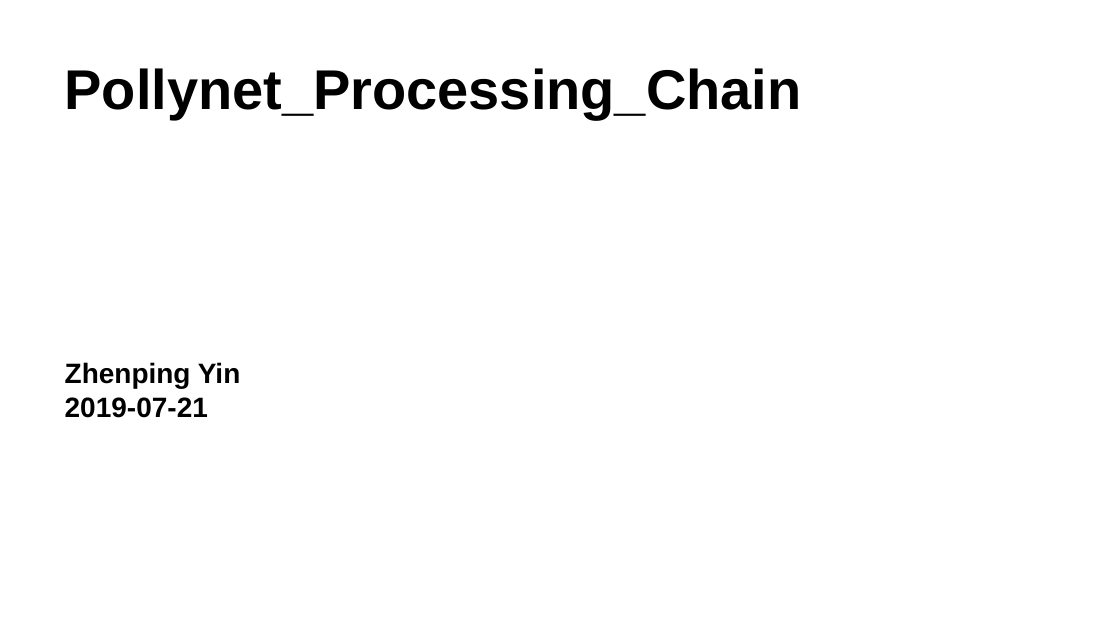
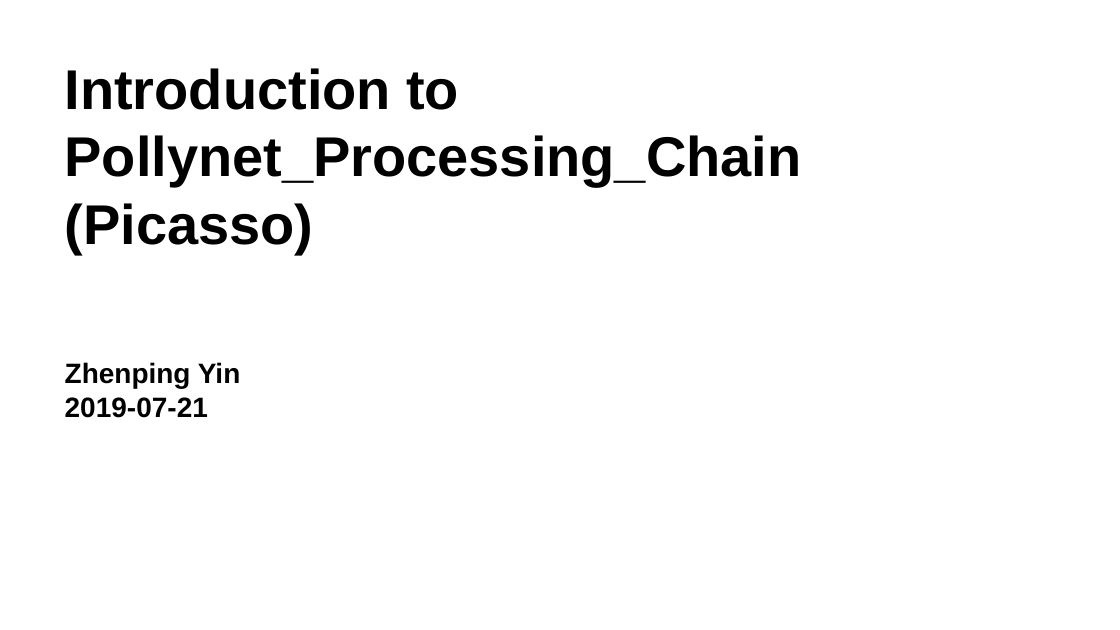
Before and after one commit to PollyNET/Pollynet_Processing_Chain, a slide deck: slide 1 of doc/Pollynet_Processing_Chain.pptx. Drawn at 1120x630 pixels with LibreOffice and Linux fonts; fonts in the diff are those of the drawing; background and template pictures are left out. Boxes give left, top, right and bottom in pixels: in the first picture for what was removed or moved away, otherwise in the second. Text is boxed around its words. In the diff, an @@ line names an element or a change of style, - is before the commit and + after.

```diff
--- a/doc/Pollynet_Processing_Chain.pptx
+++ b/doc/Pollynet_Processing_Chain.pptx
@@ title at (x1=65, y1=68, x2=802, y2=254): text changed @@
-Pollynet_Processing_Chain
+Introduction to Pollynet_Processing_Chain (Picasso)
```
Also in this commit, not shown: 7 other slides changed, 4 slides added, 3 slides removed, 13 other files.
